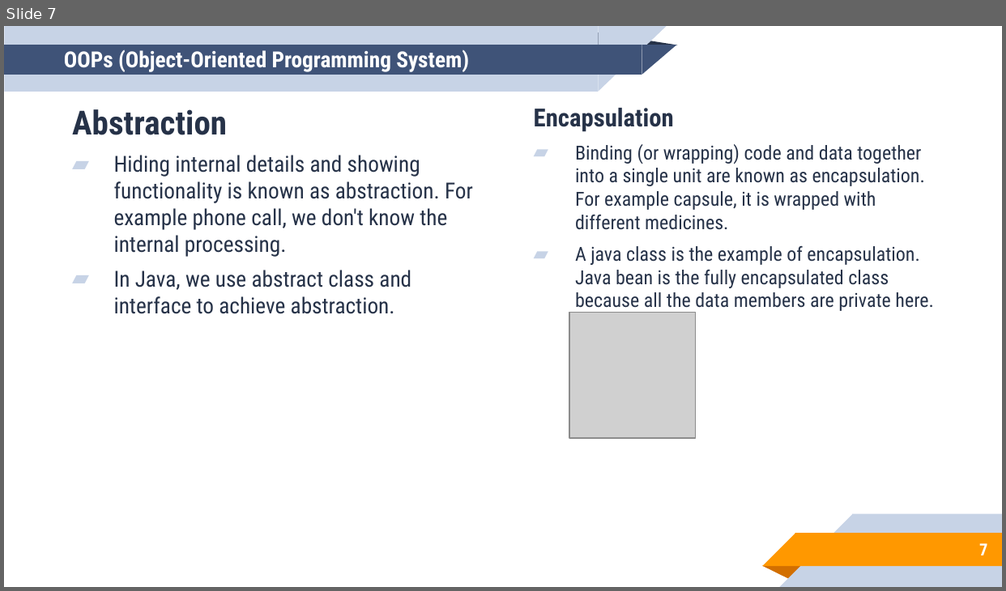
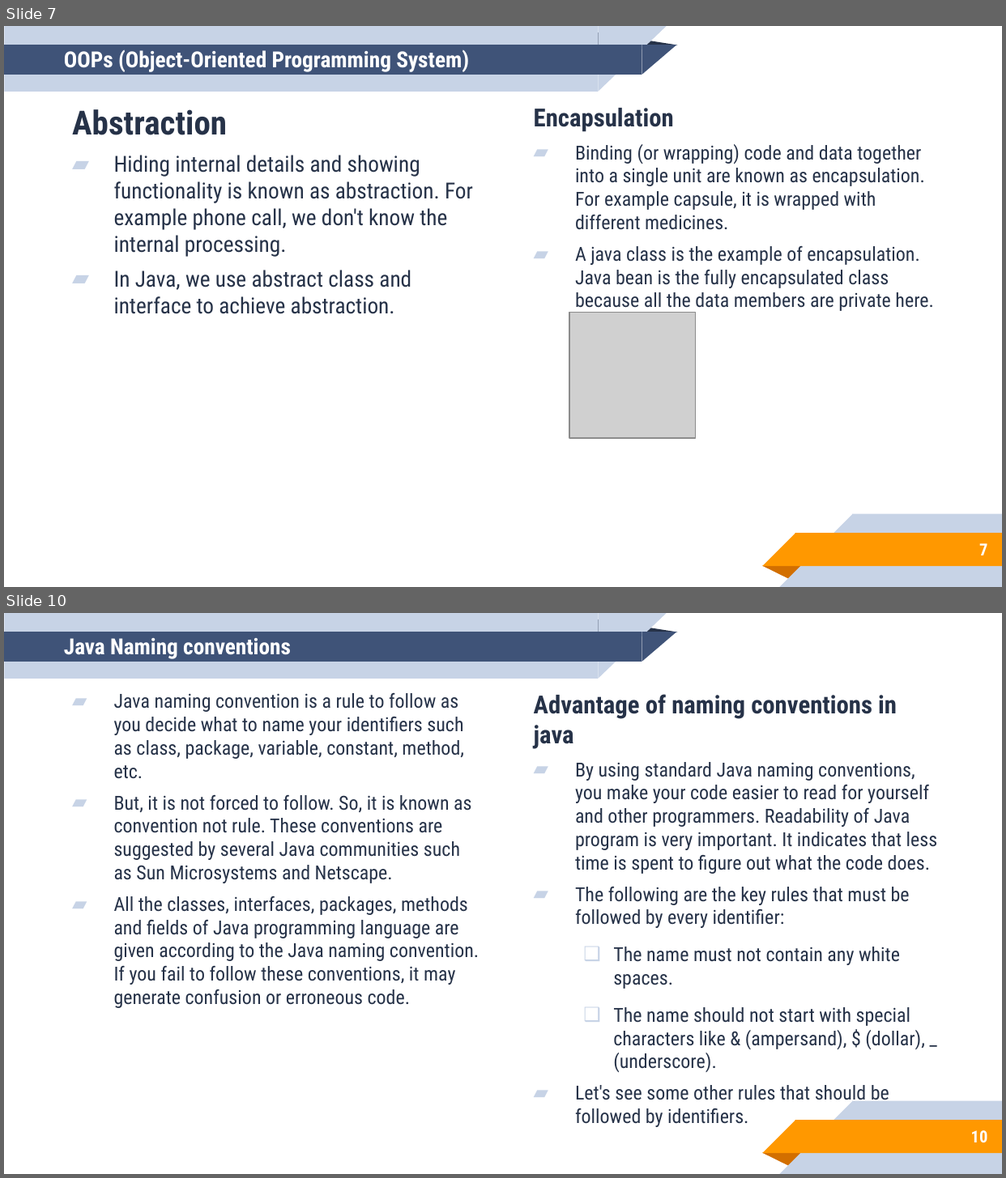
Before and after one commit to aronipurwanto/materi-xa, a slide deck: java/java-logic/Slide-Java-Logic-05.pptx. Shown one above the other, each under a label of ours: slide 7 before the commit, slides 7 and 10 after it; the slides between them are not shown. The pictures are 1006x591 and 1006x1178 pixels, drawn with LibreOffice and Linux fonts; fonts in the diff are those of the drawing; grey boxes stand for pictures. Boxes give left, top, right and bottom in pixels: in the first picture for what was removed or moved away, otherwise in the second. Text is boxed around its words. In the diff, an @@ line names an element or a change of style, - is before the commit and + after.

```diff
--- a/java/java-logic/Slide-Java-Logic-05.pptx
+++ b/java/java-logic/Slide-Java-Logic-05.pptx
@@ slide 10 added at (4, 613, 1002, 1174), background #FFFFFF; not listed: 10 template elements that a slide beside it also shows @@
@@ title added at (64, 638, 291, 659), 16 pt, text #FFFFFF, bold @@
+Java Naming conventions
@@ text added at (114, 693, 479, 1008), 14 pt, text #263248 @@
+▰ Java naming convention is a rule to follow as you decide what to name your identifiers such as class, package, variable, constant, method, etc.
+▰ But, it is not forced to follow. So, it is known as convention not rule. These conventions are suggested by several Java communities such as Sun Microsystems and Netscape.
+▰ All the classes, interfaces, packages, methods and fields of Java programming language are given according to the Java naming convention. If you fail to follow these conventions, it may generate confusion or erroneous code.
@@ text added at (534, 694, 938, 1127), 14 pt, text #263248 @@
+Advantage of naming conventions in java
+▰ By using standard Java naming conventions, you make your code easier to read for yourself and other programmers. Readability of Java program is very important. It indicates that less time is spent to figure out what the code does.
+▰ The following are the key rules that must be followed by every identifier:
+  ❑ The name must not contain any white spaces.
+  ❑ The name should not start with special characters like & (ampersand), $ (dollar), _ (underscore).
+▰ Let's see some other rules that should be followed by identifiers.
@@ page number added at (971, 1131, 988, 1144), 12 pt, text #FFFFFF, bold @@
+10
```
Also in this commit, not shown: 12 slides changed, 12 other slides added, 12 other files.
